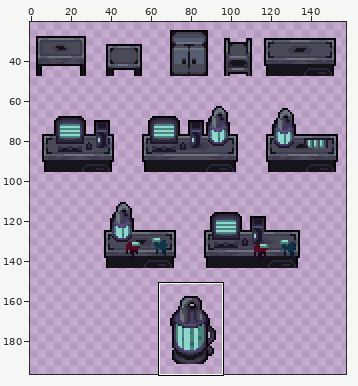
One commit to this sprite sheet: asset/texture/tables.png. The picture above shows the old version from afar; the outline marks the close-up.
Close-up. Before the commit:
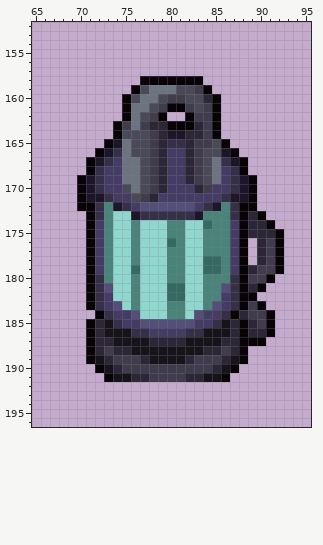
The file is 160x208 pixels. Shown: x 65..95, y 152..196. The wide view leaves out empty margins.
Once edited:
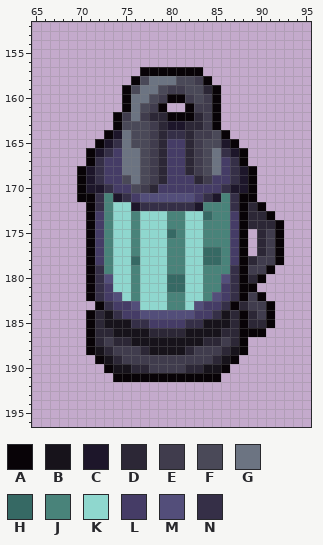
Palette (. is transparent): A #080307  B #17131b  C #1d162a  D #2c2736  E #403c4d  F #4a4958  G #6c7482  H #366964  J #49837a  K #8fd7ce  L #453c66  M #534e7a  N #352f47
What changed:
@@ x 65..95 @@
 156 ...............................
-157 ...............................
-158 ............AAAAAAA............
-159 ...........AFGGGFFEA...........
-160 ..........AFGGFEEFFDA..........
-161 ..........AGGFEAAEFEA..........
-162 ..........AGFEA..AEEA..........
-163 .........AEGEDDAAADEA..........
-164 .........AFFFEDCCDDEA..........
-165 ........ACGFFEDNNDEEFA.........
-166 .......ACNGFFEDLLDEFFCA........
-167 ......ACNLGGFEDLLDEFGNCA.......
-168 ......ANLLGGFEDLLDEFGLNA.......
-169 .....ACNLLGGFEDLLDEFGLNCA......
-170 .....ACNLLFGFEDLLLDELLNCA......
-171 .....ACCNLLFEDLLLLLLLNCCA......
-172 .....AANJCNLMMMMMMLNCJNAA......
-173 ......ANJKKCNNNNNNCJJJNADA.....
-174 ......ALJKKJKKKJJKKHJJLADDA....
-175 ......ALJKKJKKKJJKKJJJLADDDA...
-176 ......ALJKKJKKKHJKKJJJLA.DEA...
-177 ......ALJKKJKKKJJKKJJJLA.DEA...
-178 ......ALJKKJKKKJJKKHHJLA.DEA...
-179 ......ALJKKHKKKJJKKHHJLADEEA...
-180 ......ANJKKJKKKJJKKJJJNAEEA....
-181 ......ANMKKJKKKHHKKJJMNADA.....
-182 ......ANLKKJKKKHHKKJJLNAA......
-183 ......ANLMKJKKKJJKKJMLNAEA.....
-184 .......ANLLMKKKJJKMLLNADEEA....
-185 ......ADBNLLMMMMMMLLNBDADEA....
-186 ......ADBBBNNLLLLNNBBBDADDA....
-187 ......ADDBBBBDDDDBBBBDDAAA.....
-188 ......ADEDDBBBBBBBBDDEDA.......
-189 ......ABDEEEDBBBBDEEEDBA.......
-190 .......ABDEEEEEEEEEEDBA........
-191 ........ABBDDEEEEDDBBA.........
+157 ............AAAAAAA............
+158 ...........AFGGGFFEA...........
+159 ..........AFGGFEEFFDA..........
+160 ..........AGGFEAAEFEA..........
+161 ..........AGFEA..AEEA..........
+162 .........AEGEDDAAADEA..........
+163 .........AFFFEDCCDDEA..........
+164 ........ACGFFEDNNDEEFA.........
+165 .......ACNGFFEDLLDEFFCA........
+166 ......ACNLGGFEDLLDEFGNCA.......
+167 ......ANLLGGFEDLLDEFGLNA.......
+168 .....ACNLLGGFEDLLDEFGLNCA......
+169 .....ACNLLFGFEDLLLDELLNCA......
+170 .....ACCNLLFEDLLLLLLLNCCA......
+171 .....AANJCNLMMMMMMLNCJNAA......
+172 ......ANJKKCNNNNNNCJJJNADA.....
+173 ......ALJKKJKKKJJKKHJJLADDA....
+174 ......ALJKKJKKKJJKKJJJLADDDA...
+175 ......ALJKKJKKKHJKKJJJLA.DEA...
+176 ......ALJKKJKKKJJKKJJJLA.DEA...
+177 ......ALJKKJKKKJJKKHHJLA.DEA...
+178 ......ALJKKHKKKJJKKHHJLADEEA...
+179 ......ANJKKJKKKJJKKJJJNAEEA....
+180 ......ANMKKJKKKHHKKJJMNADA.....
+181 ......ANLKKJKKKHHKKJJLNAA......
+182 ......ANLMKJKKKJJKKJMLNAEA.....
+183 .......ANLLMKKKJJKMLLNADEEA....
+184 ......ADBNLLMMMMMMLLNBDADEA....
+185 ......ADBBBNNLLLLNNBBBDADDA....
+186 ......ADDBBBBDDDDBBBBDDAAA.....
+187 ......ADEDDBBBBBBBBDDEDA.......
+188 ......ABDEEEDBBBBDEEEDBA.......
+189 .......ABDEEEEEEEEEEDBA........
+190 ........ABBDDEEEEDDBBA.........
+191 .........AAAAAAAAAAAA..........
 192 ...............................
Pixel boxes of the changes (left, top, right, bottom) in both close-ups:
changed: (77, 67, 284, 382)
